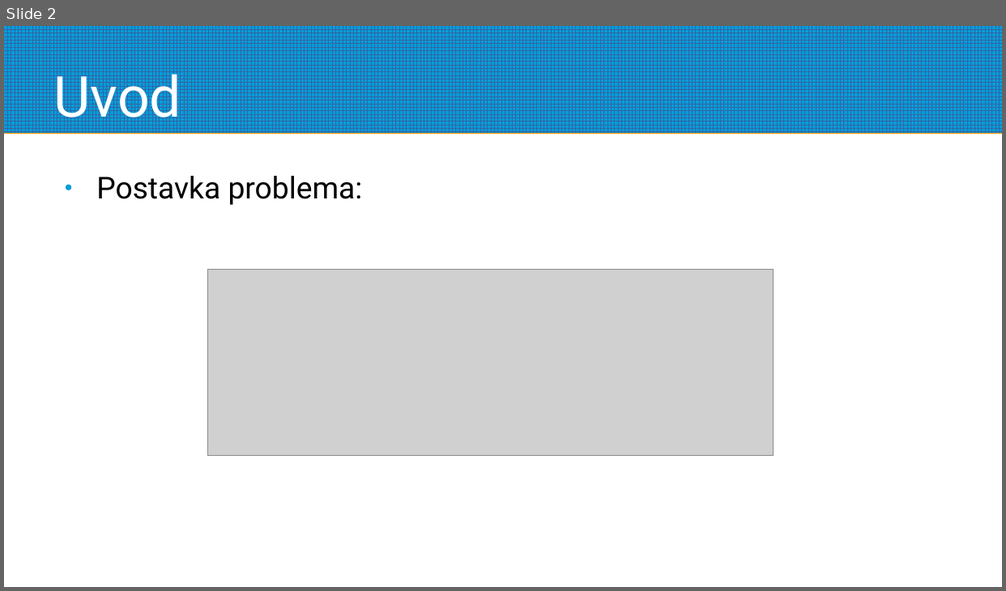
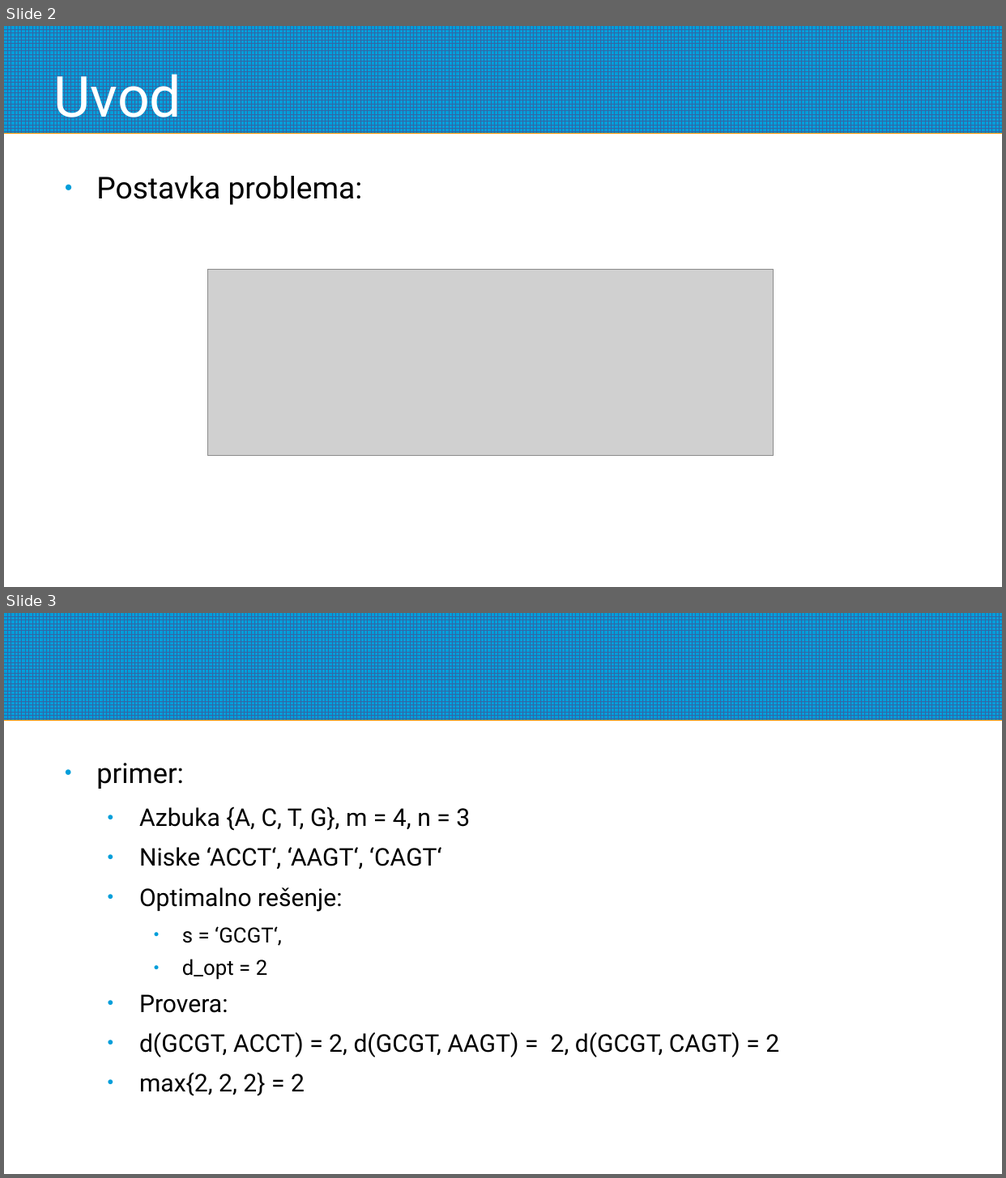
Before and after one commit to aleksakojadinovic/RI-nearest-string, a slide deck: docs/csp.odp. Shown one above the other, each under a label of ours: slide 2 before the commit, slides 2 and 3 after it. The pictures are 1006x591 and 1006x1178 pixels, drawn with LibreOffice and Linux fonts; fonts in the diff are those of the drawing; grey boxes stand for pictures. Boxes give left, top, right and bottom in pixels: in the first picture for what was removed or moved away, otherwise in the second. Text is boxed around its words. In the diff, an @@ line names an element or a change of style, - is before the commit and + after.

```diff
--- a/docs/csp.odp
+++ b/docs/csp.odp
@@ slide 3 added at (4, 613, 1002, 1174), background #FFFFFF; not listed: 1 template element that a slide beside it also shows @@
@@ text added at (96, 763, 779, 1097), 19.4 pt, text #000000 @@
+● primer:
+  ● Azbuka {A, C, T, G}, m = 4, n = 3
+  ● Niske ‘ACCT‘, ‘AAGT‘, ‘CAGT‘
+  ● Optimalno rešenje:
+    ● s = ‘GCGT‘,
+    ● d_opt = 2
+  ● Provera:
+  ● d(GCGT, ACCT) = 2, d(GCGT, AAGT) = 2, d(GCGT, CAGT) = 2
+  ● max{2, 2, 2} = 2
```
Also in this commit, not shown: 13 other slides added, 2 slides removed, 12 other files.
